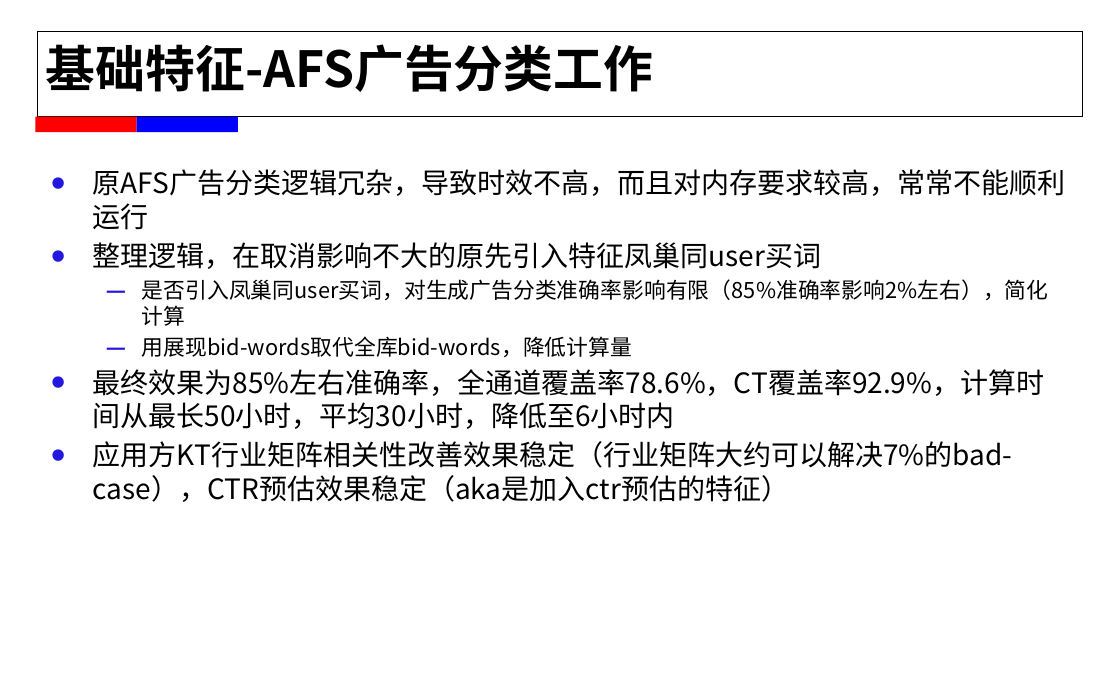
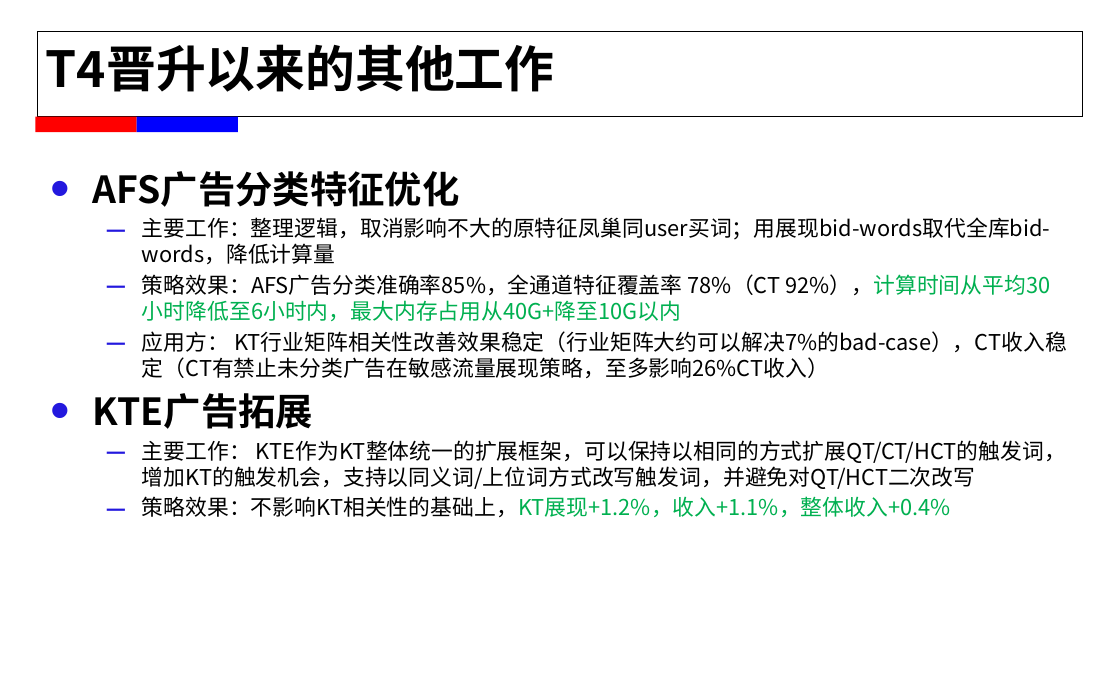
Before and after one commit to alexxyjiang/baidu-tech-report, a slide deck: slide 11 of For T5/蒋学渊_2015年春工作述职.pptx (slide 5 before the commit). Drawn at 1120x700 pixels with LibreOffice and Linux fonts; fonts in the diff are those of the drawing; background and template pictures are left out. Boxes give left, top, right and bottom in pixels: in the first picture for what was removed or moved away, otherwise in the second. Text is boxed around its words. In the diff, an @@ line names an element or a change of style, - is before the commit and + after.

```diff
--- a/For T5/蒋学渊_2015年春工作述职.pptx
+++ b/For T5/蒋学渊_2015年春工作述职.pptx
@@ text at [46, 44, 555, 92]: text changed @@
-基础特征-AFS广告分类工作
+T4晋升以来的其他工作
@@ text at [93, 171, 1067, 517]: text changed; size 18 to 14 pt @@
-• 原AFS广告分类逻辑冗杂，导致时效不高，而且对内存要求较高，常常不能顺利运行
-• 整理逻辑，在取消影响不大的原先引入特征凤巢同user买词
-  – 是否引入凤巢同user买词，对生成广告分类准确率影响有限（85%准确率影响2%左右），简化计算
-  – 用展现bid-words取代全库bid-words，降低计算量
-  • 最终效果为85%左右准确率，全通道覆盖率78.6%，CT覆盖率92.9%，计算时间从最长50小时，平均30小时，降低至6小时内
-  • 应用方KT行业矩阵相关性改善效果稳定（行业矩阵大约可以解决7%的bad-case），CTR预估效果稳定（aka是加入ctr预估的特征）
+• AFS广告分类特征优化
+  – 主要工作：整理逻辑，取消影响不大的原特征凤巢同user买词；用展现bid-words取代全库bid-words，降低计算量
+  – 策略效果：AFS广告分类准确率85%，全通道特征覆盖率 78%（CT 92%），计算时间从平均30小时降低至6小时内，最大内存占用从40G+降至10G以内
+  – 应用方： KT行业矩阵相关性改善效果稳定（行业矩阵大约可以解决7%的bad-case），CT收入稳定（CT有禁止未分类广告在敏感流量展现策略，至多影响26%CT收入）
+  • KTE广告拓展
+  – 主要工作： KTE作为KT整体统一的扩展框架，可以保持以相同的方式扩展QT/CT/HCT的触发词，增加KT的触发机会，支持以同义词/上位词方式改写触发词，并避免对QT/HCT二次改写
+  – 策略效果：不影响KT相关性的基础上，KT展现+1.2%，收入+1.1%，整体收入+0.4%
```
Also in this commit, not shown: 7 other slides changed, 5 slides added, 1 slide removed, 4 other files.
